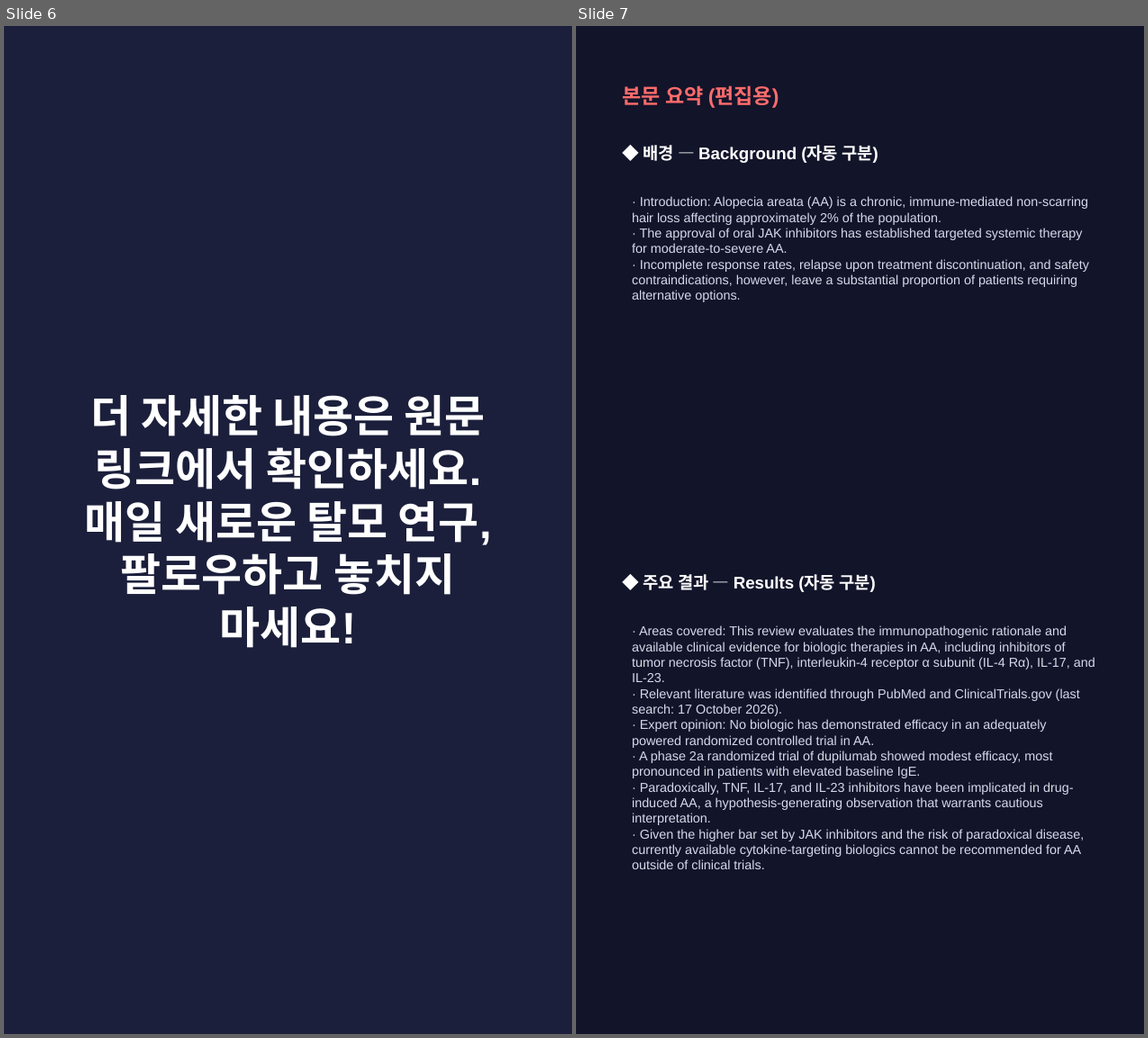
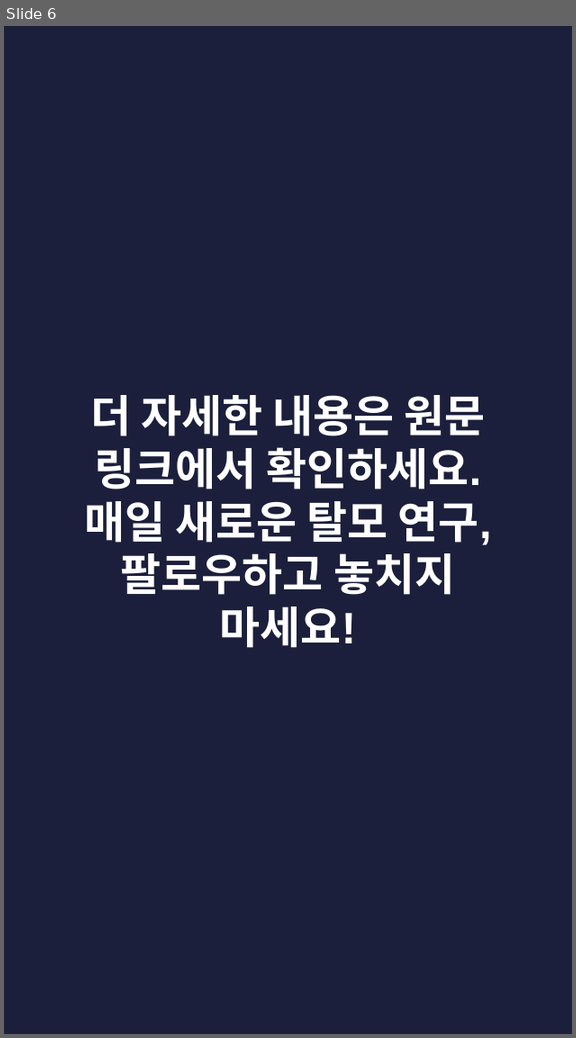
Before and after one commit to hyokang2010-BJ-ANTH/product-builder-test, a slide deck: pwa/data/latest/slides.pptx. Shown side by side, each under a label of ours: slides 6 and 7 before the commit, slide 6 after it. The pictures are 1148x1038 and 576x1038 pixels, drawn with LibreOffice and Linux fonts; fonts in the diff are those of the drawing. Boxes give left, top, right and bottom in pixels: in the first picture for what was removed or moved away, otherwise in the second. Text is boxed around its words. In the diff, an @@ line names an element or a change of style, - is before the commit and + after.

```diff
--- a/pwa/data/latest/slides.pptx
+++ b/pwa/data/latest/slides.pptx
@@ slide 7 removed at (576,26,1144,1034), background #12142A @@
@@ text removed at (623,85,779,108) @@
-본문 요약 (편집용)
@@ text removed at (644,145,878,163) @@
-◆ 배경 — Background (자동 구분)
@@ text removed at (632,196,1089,302) @@
-· Introduction: Alopecia areata (AA) is a chronic, immune-mediated non-scarring hair loss affecting approximately 2% of the population.
-· The approval of oral JAK inhibitors has established targeted systemic therapy for moderate-to-severe AA.
-· Incomplete response rates, relapse upon treatment discontinuation, and safety contraindications, however, leave a substantial proportion of patients requiring alternative options.
@@ text removed at (644,574,876,592) @@
-◆ 주요 결과 — Results (자동 구분)
@@ text removed at (632,625,1095,869) @@
-· Areas covered: This review evaluates the immunopathogenic rationale and available clinical evidence for biologic therapies in AA, including inhibitors of tumor necrosis factor (TNF), interleukin-4 receptor α subunit (IL-4 Rα), IL-17, and IL-23.
-· Relevant literature was identified through PubMed and ClinicalTrials.gov (last search: 17 October 2026).
-· Expert opinion: No biologic has demonstrated efficacy in an adequately powered randomized controlled trial in AA.
-· A phase 2a randomized trial of dupilumab showed modest efficacy, most pronounced in patients with elevated baseline IgE.
-· Paradoxically, TNF, IL-17, and IL-23 inhibitors have been implicated in drug-induced AA, a hypothesis-generating observation that warrants cautious interpretation.
-· Given the higher bar set by JAK inhibitors and the risk of paradoxical disease, currently available cytokine-targeting biologics cannot be recommended for AA outside of clinical trials.
```
Also in this commit, not shown: 2 slides changed, 5 slides added, 3 other slides removed, 26 other files.
